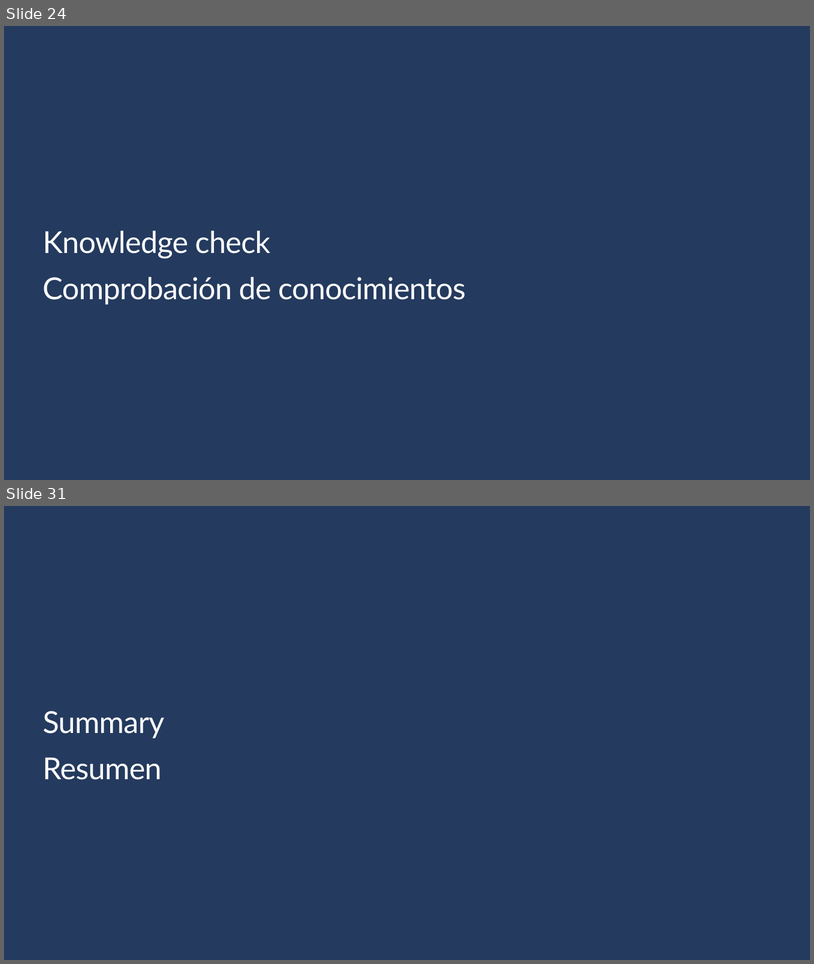
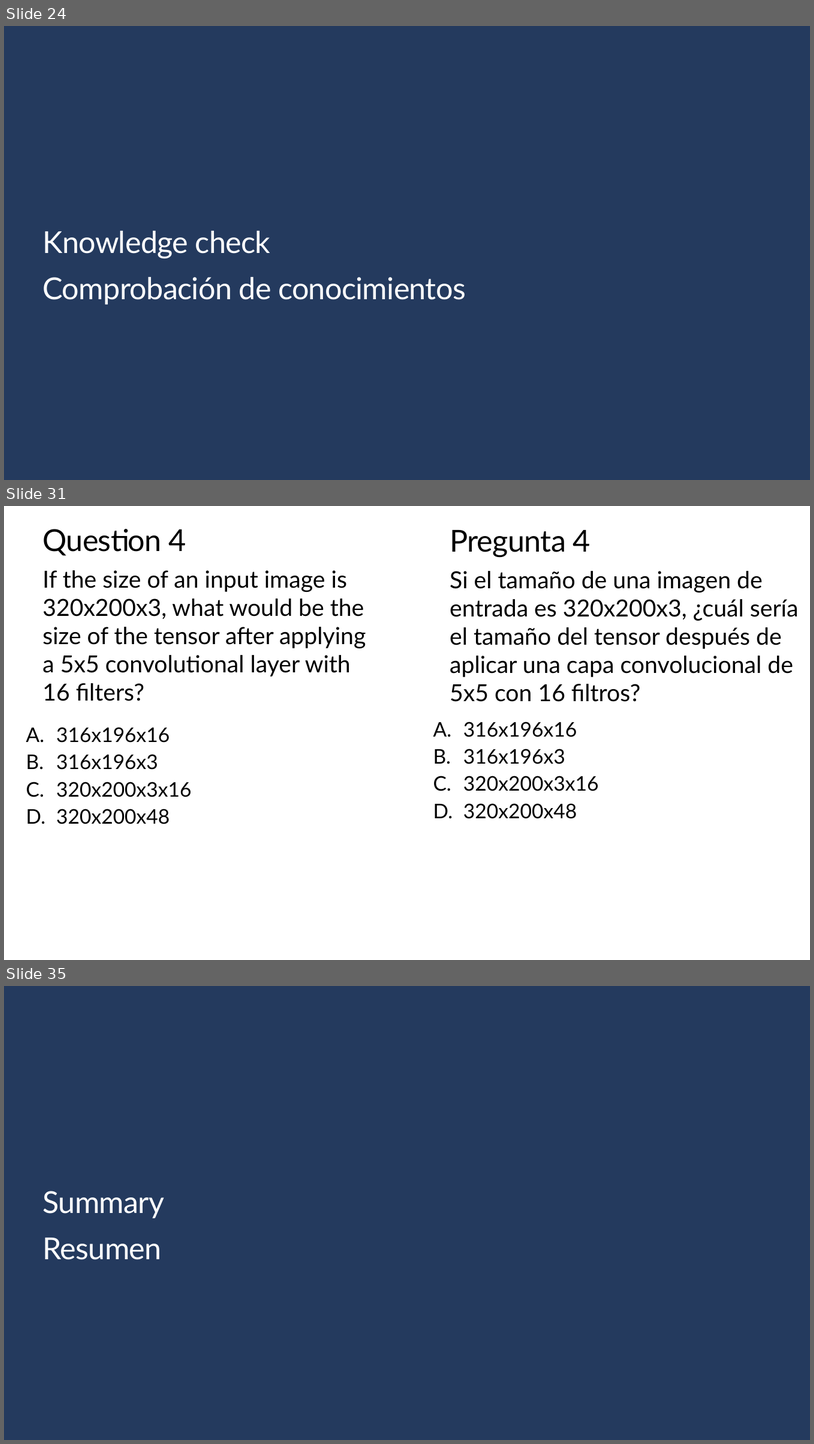
Before and after one commit to Gilberto-Guzman-Student-Ambassadors/Introduction_to_Computer_Vision_with_TensorFlow, a slide deck: presentation/slides.pptx. Shown one above the other, each under a label of ours: slides 24 and 31 before the commit, slides 24, 31 and 35 after it; the slides between them are not shown. The pictures are 814x964 and 814x1444 pixels, drawn with LibreOffice and Linux fonts; fonts in the diff are those of the drawing; background and template pictures are left out. Boxes give left, top, right and bottom in pixels: in the first picture for what was removed or moved away, otherwise in the second. Text is boxed around its words. In the diff, an @@ line names an element or a change of style, - is before the commit and + after.

```diff
--- a/presentation/slides.pptx
+++ b/presentation/slides.pptx
@@ slide 31 added at [4,506,810,960], background #FFFFFF @@
@@ title added at [42,529,186,556], 36 pt, text #000000 @@
+Question 4
@@ text added at [450,530,591,557], 36 pt, text #000000 @@
+Pregunta 4
@@ text added at [42,570,366,701], 28 pt, text #000000 @@
+If the size of an input image is 320x200x3, what would be the size of the tensor after applying a 5x5 convolutional layer with 16 filters?
@@ text added at [450,571,799,702], 28 pt, text #000000 @@
+Si el tamaño de una imagen de entrada es 320x200x3, ¿cuál sería el tamaño del tensor después de aplicar una capa convolucional de 5x5 con 16 filtros?
@@ text added at [464,721,599,819], 24 pt, text #000000 @@
+  A. 316x196x16
+  B. 316x196x3
+  C. 320x200x3x16
+  D. 320x200x48
@@ text added at [56,727,192,824], 24 pt, text #000000 @@
+  A. 316x196x16
+  B. 316x196x3
+  C. 320x200x3x16
+  D. 320x200x48
@@ what was slide 31 is now slide 35 @@
```
Also in this commit, not shown: 3 slides changed, 11 other slides added, 8 slides removed, 1 other file.
